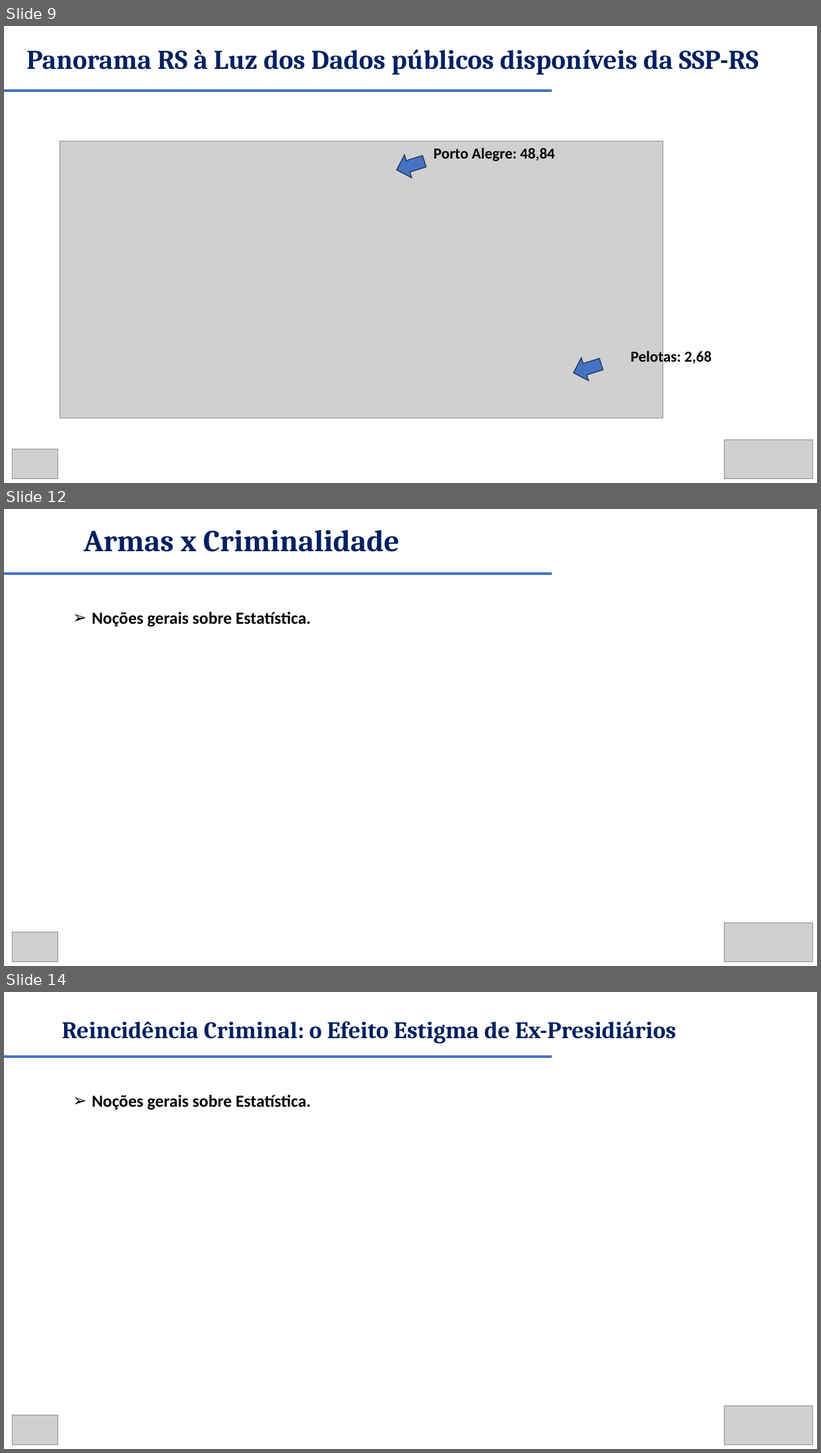
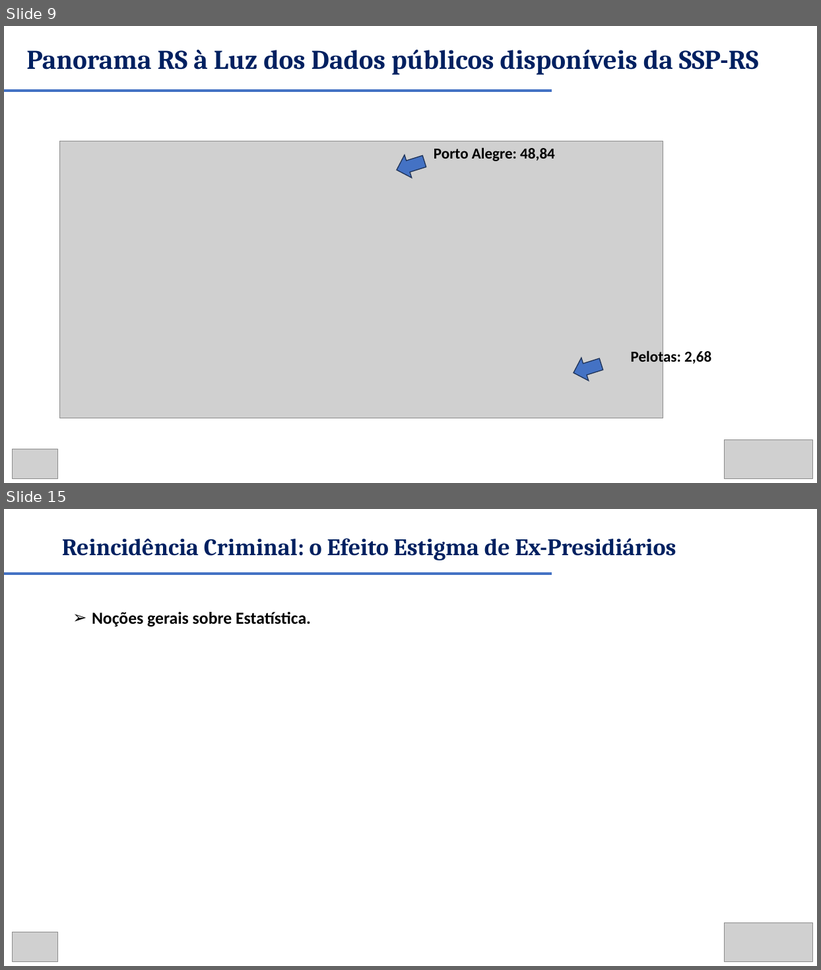
Before and after one commit to renanxcortes/semanistica_2026, a slide deck: DIA 2 - APRESENTACAO - VERSAO AMPLIADA FINAL.pptx. Shown one above the other, each under a label of ours: slides 9, 12 and 14 before the commit, slides 9 and 15 after it; the slides between them are not shown. The pictures are 821x1453 and 821x970 pixels, drawn with LibreOffice and Linux fonts; fonts in the diff are those of the drawing; grey boxes stand for pictures. Boxes give left, top, right and bottom in pixels: in the first picture for what was removed or moved away, otherwise in the second. Text is boxed around its words. In the diff, an @@ line names an element or a change of style, - is before the commit and + after.

```diff
--- a/DIA 2 - APRESENTACAO - VERSAO AMPLIADA FINAL.pptx
+++ b/DIA 2 - APRESENTACAO - VERSAO AMPLIADA FINAL.pptx
@@ slide 12 removed at (x1=4, y1=509, x2=817, y2=966), background #FFFFFF @@
@@ text removed at (x1=84, y1=530, x2=399, y2=552) @@
-Armas x Criminalidade
@@ line removed from (4, 574) to (552, 574) @@
@@ text removed at (x1=92, y1=612, x2=311, y2=627) @@
-➢ Noções gerais sobre Estatística.
@@ picture removed at (x1=725, y1=923, x2=813, y2=962) @@
@@ picture removed at (x1=12, y1=932, x2=57, y2=962) @@
@@ what was slide 14 is now slide 15 @@
```
Also in this commit, not shown: 3 slides changed, 4 slides added, 2 other slides removed, 2 other files.
